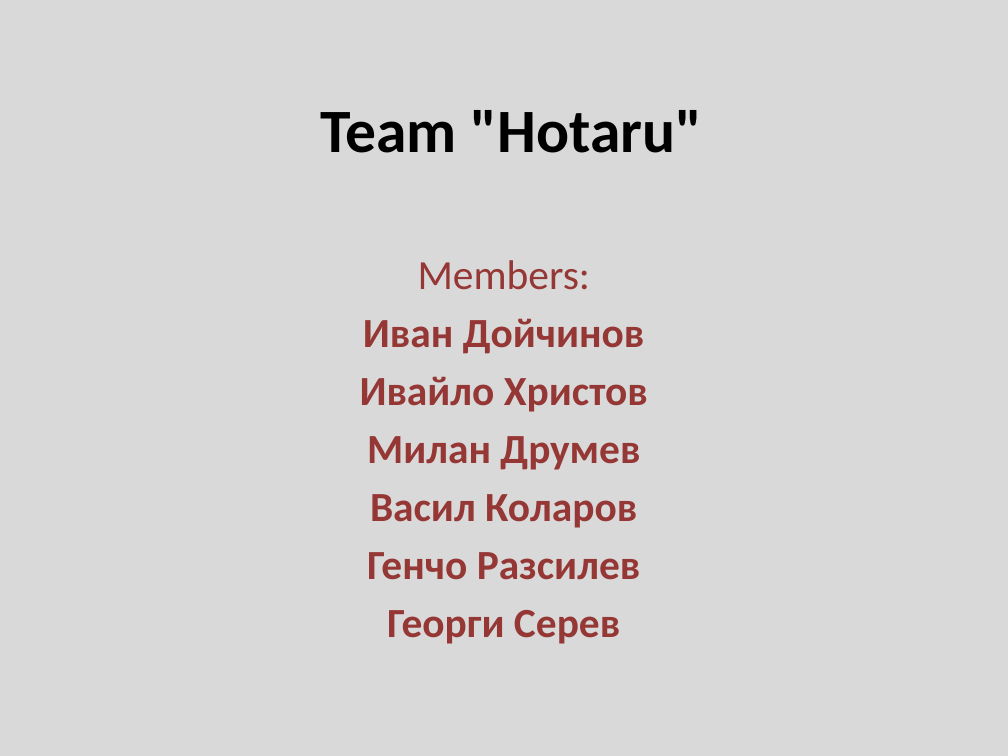
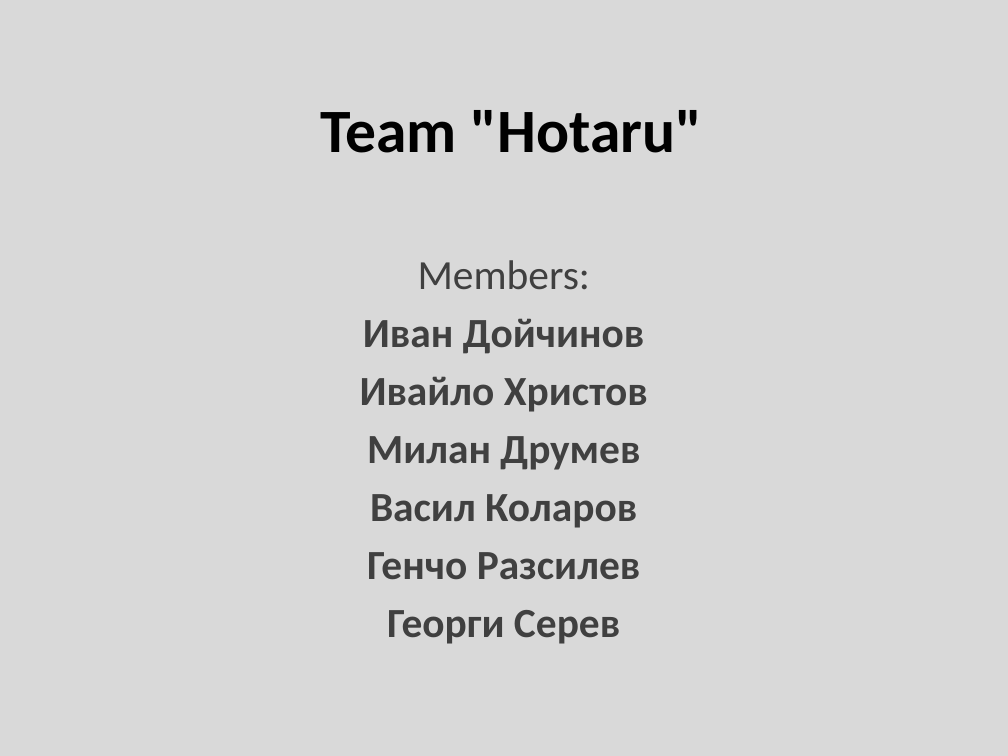
Before and after one commit to Drumev/Drumev.github.io, a slide deck: slide 1 of Presentation/TeamHotaru.pptx. Drawn at 1008x756 pixels with LibreOffice and Linux fonts; fonts in the diff are those of the drawing. Boxes give left, top, right and bottom in pixels: in the first picture for what was removed or moved away, otherwise in the second. Text is boxed around its words. In the diff, an @@ line names an element or a change of style, - is before the commit and + after.

```diff
--- a/Presentation/TeamHotaru.pptx
+++ b/Presentation/TeamHotaru.pptx
@@ subtitle "Members:" at bbox=[360, 260, 648, 644]: text colour #953735 to #404040 @@
```
Also in this commit, not shown: 1 slide added, 27 other files.
